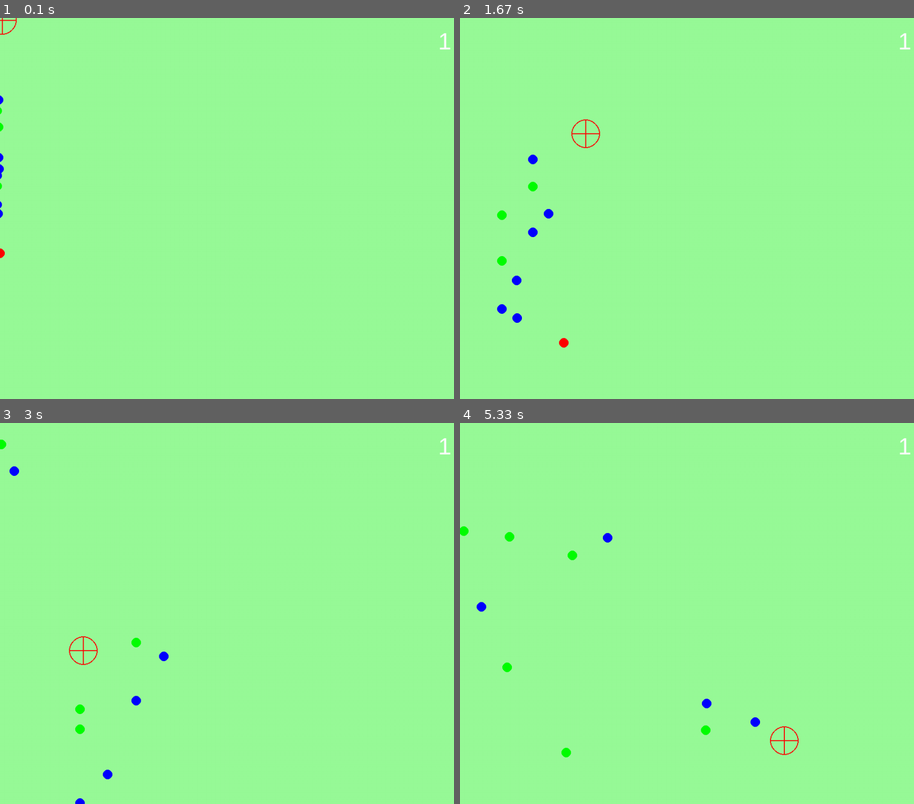
Above: before the commit, frames 1-4 (two rows, left to right).
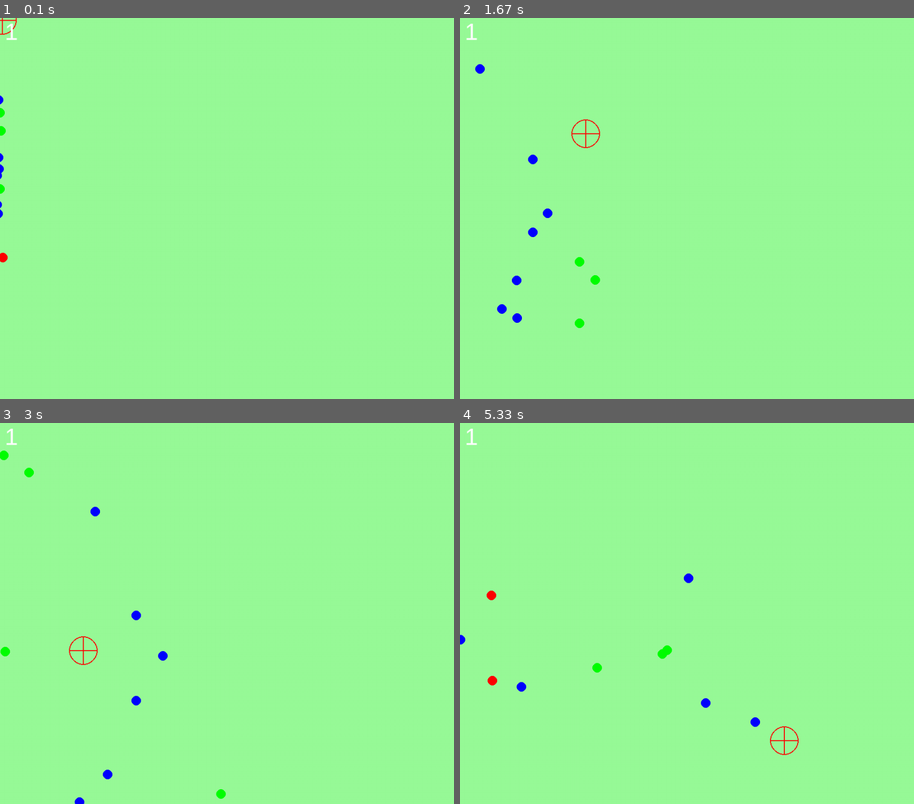
Above: after the commit, the same moments.

Repository: Christens/IT2---Mappe---Christen
Game: pygame game, started from Problemløsning/OOP/Skyteblink_pygame/verden.py
Same seed, same stepped clock (60 frames per second), same inputs: the game is played once before the commit and once after it.
Inputs (mouse positions are in pixels of both pictures, inside the frame that each line leads up to):
- Up to frame 1 (0.1 s): no input
- Up to frame 2 (1.67 s): click (696, 208) at 0.38 s; click (746, 292) at 0.72 s; click (873, 341) at 1.05 s; click (587, 132) at 1.38 s
- Up to frame 3 (3 s): click (236, 659) at 1.72 s; click (172, 533) at 2.05 s; click (404, 712) at 2.38 s; click (81, 651) at 2.72 s
- Up to frame 4 (5.33 s): click (559, 541) at 3.05 s; click (587, 682) at 3.38 s; click (868, 701) at 3.72 s; click (555, 754) at 4.05 s; click (550, 636) at 4.38 s; click (723, 720) at 4.72 s; click (782, 739) at 5.05 s

The runs differ from the first frame. In frame 1, 0.2% of the frame differs, in the area x 0-100%, y 1-65%; in frame 2, 0.4%; in frame 3, 0.6%; in frame 4, 0.8%, in the area x 0-100%, y 1-88%.

Commit message:
Grønne og røde blinker går fortere

Diff:
--- a/Problemløsning/OOP/Skyteblink_pygame/blink.py
+++ b/Problemløsning/OOP/Skyteblink_pygame/blink.py
@@ -64,9 +64,13 @@
         elif farge == "groenn":
             self._farge = ((0,255,0))
             self._poeng = 3
+            self._xFart = randint(7,10)/3
+            self._yFart = randint(7,10)/3
         else:
             self._farge = ((255,0,0))
             self._poeng = 5
+            self._xFart = randint(10,13)/3
+            self._yFart = randint(10,13)/3
 
     def opprett(self, vindu):
         pg.draw.circle(vindu, self._farge, (self._xPos,self._yPos), 10)
--- a/Problemløsning/OOP/Skyteblink_pygame/verden.py
+++ b/Problemløsning/OOP/Skyteblink_pygame/verden.py
@@ -60,7 +60,7 @@
             blinker.append(ny_blink)
 
     poengsum = font.render(str(poeng), True, (255,255,255))
-    vindu.blit(poengsum, (920, 20))
+    vindu.blit(poengsum, (10, 0))
 
     clock.tick(60)
 
